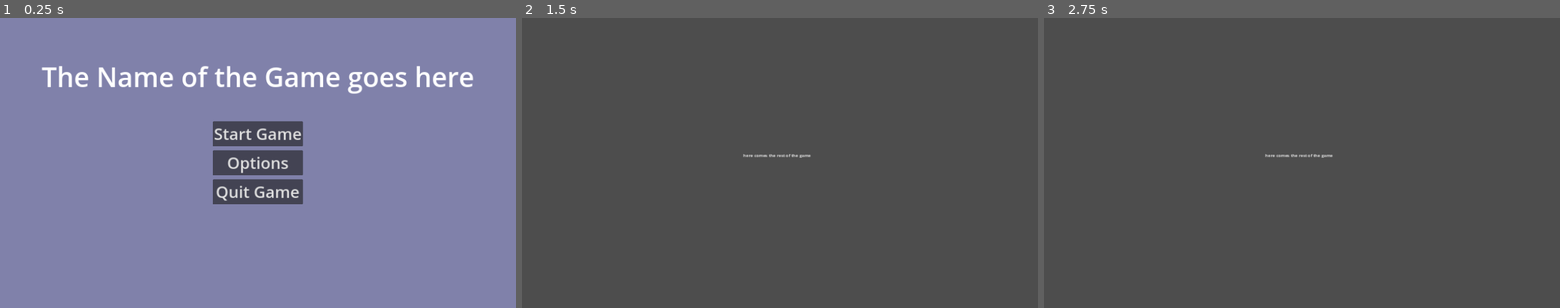
Above: before the commit, frames 1-3 (left to right).
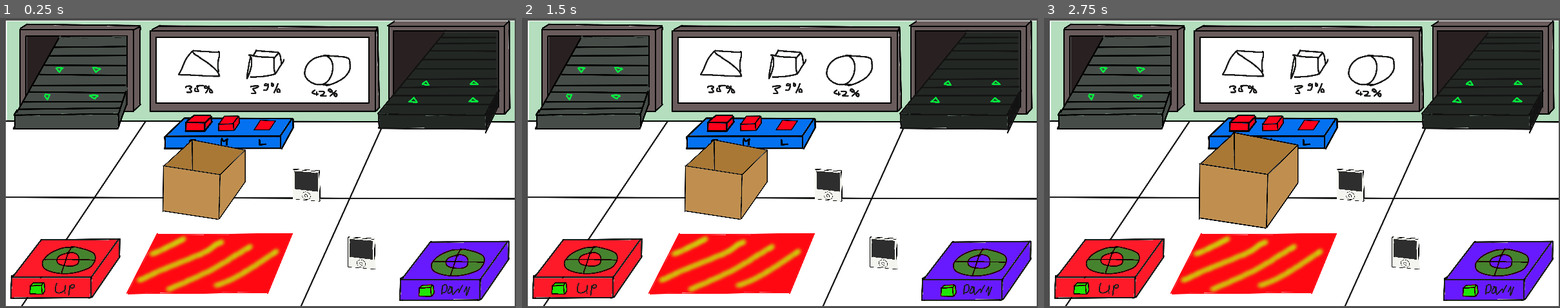
Above: after the commit, the same moments.

Repository: BujarMuharemi/game-jam-7
Game: Godot game, scene res://main_scene/main_scene.tscn
The game is run twice, just before and just after one commit, with the same random seed, the same clock (stepped at 60 frames per second) and the same inputs. Before the commit the project starts from res://main_scene/game_manager/game_manager.tscn.
Inputs (mouse positions are in pixels of both pictures, inside the frame that each line leads up to):
- Up to frame 1 (0.25 s): no input
- Up to frame 2 (1.5 s): click (780, 134) at 0.5 s, where only the run before the commit has a clickable "Start Game"; tap Enter at 1.25 s; move the mouse to (893, 148) at 1.27 s; click (893, 148) at 1.42 s
- Up to frame 3 (2.75 s): tap Space at 2 s; drag from (1198, 177) to (1276, 221) at 2.02 s

The runs differ from the first frame. In frame 1, 99% of the frame differs, in the area x 0-100%, y 0-100%; in frame 2, 92%; in frame 3, 92%.

Commit message:
added base for item an cardboard; very buggy

Diff:
--- /dev/null
+++ b/game_world/background/background.tscn
@@ -0,0 +1,3 @@
+[gd_scene format=3 uid="uid://d1ktp57cimyh7"]
+
+[node name="background" type="Node2D"]
--- /dev/null
+++ b/game_world/entities/cardboard_box/cardboard_box.tscn
@@ -0,0 +1,30 @@
+[gd_scene load_steps=5 format=3 uid="uid://d184y2lkoom71"]
+
+[ext_resource type="Script" path="res://game_world/entities/item/item.gd" id="1_m1sqt"]
+[ext_resource type="Texture2D" uid="uid://0fukfm35hft0" path="res://game_world/entities/cardboard_box/cardboard1.png" id="1_nr1lj"]
+[ext_resource type="Texture2D" uid="uid://ygaa7cl4y6ut" path="res://game_world/entities/cardboard_box/cardboard2.png" id="3_5011e"]
+
+[sub_resource type="RectangleShape2D" id="RectangleShape2D_on17y"]
+size = Vector2(760, 740)
+
+[node name="cardboard_box" type="Area2D"]
+script = ExtResource("1_m1sqt")
+
+[node name="Cardboard1" type="Sprite2D" parent="."]
+z_index = 4
+scale = Vector2(0.4, 0.4)
+texture = ExtResource("1_nr1lj")
+
+[node name="CollisionShape2D" type="CollisionShape2D" parent="."]
+position = Vector2(8, 16)
+scale = Vector2(0.4, 0.4)
+shape = SubResource("RectangleShape2D_on17y")
+
+[node name="Cardboard2" type="Sprite2D" parent="."]
+z_index = 2
+scale = Vector2(0.4, 0.4)
+texture = ExtResource("3_5011e")
+
+[connection signal="input_event" from="." to="." method="_on_input_event"]
+[connection signal="mouse_entered" from="." to="." method="_on_mouse_entered"]
+[connection signal="mouse_exited" from="." to="." method="_on_mouse_exited"]
--- /dev/null
+++ b/game_world/entities/item/item.gd
@@ -0,0 +1,49 @@
+extends Node2D
+
+var mouse_down=false
+var mouse_over=false
+
+var dragging = false
+var click_radius = 150
+
+ # Size of the sprite.
+
+func _process(delta):
+	if(mouse_down and mouse_over):
+		position = get_global_mouse_position()
+
+func _get_drag_data(at_position):
+	#print(at_position)
+	return true
+
+func _can_drop_data(at_position, data):
+	return true
+
+func _drop_data(at_position, data):
+	print(data)
+	print(at_position)
+
+func _on_mouse_entered():
+	set_scale(Vector2(1.2,1.2))
+	mouse_over = true
+
+func _on_mouse_exited():
+	set_scale(Vector2(1,1))
+	mouse_over = false
+
+
+func _on_input_event(viewport, event, shape_idx):
+	if event is InputEventMouseButton and event.button_index == MOUSE_BUTTON_LEFT:
+		if (event.position - position).length() < click_radius:
+			# Start dragging if the click is on the sprite.
+			if not dragging and event.pressed:
+				dragging = true
+		# Stop dragging if the button is released.
+		if dragging and not event.pressed:
+			dragging = false
+
+	if event is InputEventMouseMotion and dragging:
+		# While dragging, move the sprite with the mouse.
+		position = event.position
+		position.x = position.x + randf_range(10,15)
+		position.y = position.y + randf_range(10,15)
--- /dev/null
+++ b/game_world/entities/item/item.tscn
@@ -0,0 +1,23 @@
+[gd_scene load_steps=4 format=3 uid="uid://gwnus1pt1n8i"]
+
+[ext_resource type="Texture2D" uid="uid://du3cr2us2n8k7" path="res://game_world/entities/item/ipud.png" id="1_710ro"]
+[ext_resource type="Script" path="res://game_world/entities/item/item.gd" id="1_nafbp"]
+
+[sub_resource type="RectangleShape2D" id="RectangleShape2D_5uutr"]
+size = Vector2(98, 108)
+
+[node name="item" type="Area2D"]
+z_index = 3
+script = ExtResource("1_nafbp")
+
+[node name="Ipud" type="Sprite2D" parent="."]
+scale = Vector2(0.15, 0.15)
+texture = ExtResource("1_710ro")
+
+[node name="CollisionShape2D" type="CollisionShape2D" parent="."]
+position = Vector2(-3.975, 7)
+shape = SubResource("RectangleShape2D_5uutr")
+
+[connection signal="input_event" from="." to="." method="_on_input_event"]
+[connection signal="mouse_entered" from="." to="." method="_on_mouse_entered"]
+[connection signal="mouse_exited" from="." to="." method="_on_mouse_exited"]
--- /dev/null
+++ b/game_world/entities/item/item_packed_data_container.tres
@@ -0,0 +1,5 @@
+[gd_resource type="PackedDataContainer" format=3 uid="uid://hfepak7nde0y"]
+
+[resource]
+metadata/name = "ipud"
+metadata/scale = 0
--- /dev/null
+++ b/main_scene/collision_test.gd
@@ -0,0 +1,15 @@
+extends Area2D
+
+
+# Called when the node enters the scene tree for the first time.
+func _ready():
+	pass # Replace with function body.
+
+
+# Called every frame. 'delta' is the elapsed time since the previous frame.
+func _process(delta):
+	pass
+
+
+func _on_mouse_entered():
+	print("mouse here")
--- a/main_scene/game_manager/game_manager.gd
+++ b/main_scene/game_manager/game_manager.gd
@@ -7,6 +7,7 @@
 var pause_scene
 
 ## TODO: create independent btns which can be resued in all scenes !
+## TODO: maybe connect signals directly threw UI ?
 
 func _ready():
 	options_scene = get_node("options_scene")
--- a/main_scene/main_scene.tscn
+++ b/main_scene/main_scene.tscn
@@ -1,10 +1,39 @@
-[gd_scene format=3 uid="uid://75ba58pbuguj"]
+[gd_scene load_steps=5 format=3 uid="uid://75ba58pbuguj"]
+
+[ext_resource type="Texture2D" uid="uid://ejsr4ey8oy27" path="res://game_world/background/background-test.png" id="1_0bwqw"]
+[ext_resource type="PackedScene" uid="uid://gwnus1pt1n8i" path="res://game_world/entities/item/item.tscn" id="2_jf80k"]
+[ext_resource type="Script" path="res://main_scene/collision_test.gd" id="2_mwsso"]
+[ext_resource type="PackedScene" uid="uid://d184y2lkoom71" path="res://game_world/entities/cardboard_box/cardboard_box.tscn" id="4_diu27"]
 
 [node name="MainScene" type="Node2D"]
 
-[node name="Label" type="Label" parent="."]
-offset_left = 823.0
-offset_top = 499.0
-offset_right = 1074.0
-offset_bottom = 525.0
-text = "here comes the rest of the game"
+[node name="Sprite2D" type="Sprite2D" parent="."]
+
+[node name="Background-test" type="Sprite2D" parent="."]
+position = Vector2(969, 542)
+scale = Vector2(0.493229, 0.492593)
+texture = ExtResource("1_0bwqw")
+
+[node name="Area2D" type="Area2D" parent="."]
+position = Vector2(155, 825)
+script = ExtResource("2_mwsso")
+
+[node name="CollisionPolygon2D" type="CollisionPolygon2D" parent="Area2D"]
+position = Vector2(-4, 2)
+polygon = PackedVector2Array(2, -3, 291, -3, 189, 138, -105, 136)
+
+[node name="Area2D2" type="Area2D" parent="."]
+position = Vector2(1604, 834)
+
+[node name="CollisionPolygon2D" type="CollisionPolygon2D" parent="Area2D2"]
+position = Vector2(-4, 2)
+polygon = PackedVector2Array(2, -3, 291, -3, 189, 138, -105, 136)
+
+[node name="cardboard_box" parent="." instance=ExtResource("4_diu27")]
+position = Vector2(750, 588)
+
+[node name="item" parent="." instance=ExtResource("2_jf80k")]
+position = Vector2(1143, 617)
+
+[node name="item2" parent="." instance=ExtResource("2_jf80k")]
+position = Vector2(1348, 870)
--- a/project.godot
+++ b/project.godot
@@ -11,7 +11,7 @@
 [application]
 
 config/name="Game-jam-7"
-run/main_scene="res://main_scene/game_manager/game_manager.tscn"
+run/main_scene="res://main_scene/main_scene.tscn"
 config/features=PackedStringArray("4.1", "GL Compatibility")
 
 [display]
Binary file added: game_world/background/background-test.png
Not shown, added: game_world/background/background-test.png.import
Binary file added: game_world/entities/cardboard_box/cardboard1.png
Not shown, added: game_world/entities/cardboard_box/cardboard1.png.import
Binary file added: game_world/entities/cardboard_box/cardboard2.png
Not shown, added: game_world/entities/cardboard_box/cardboard2.png.import
Binary file added: game_world/entities/item/ipud.png
Not shown, added: game_world/entities/item/ipud.png.import
